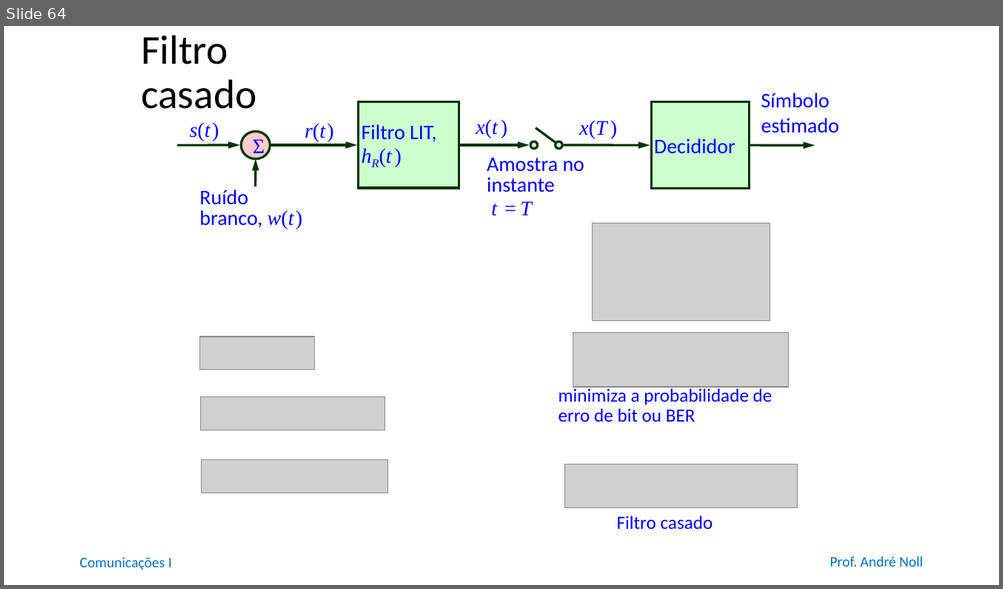
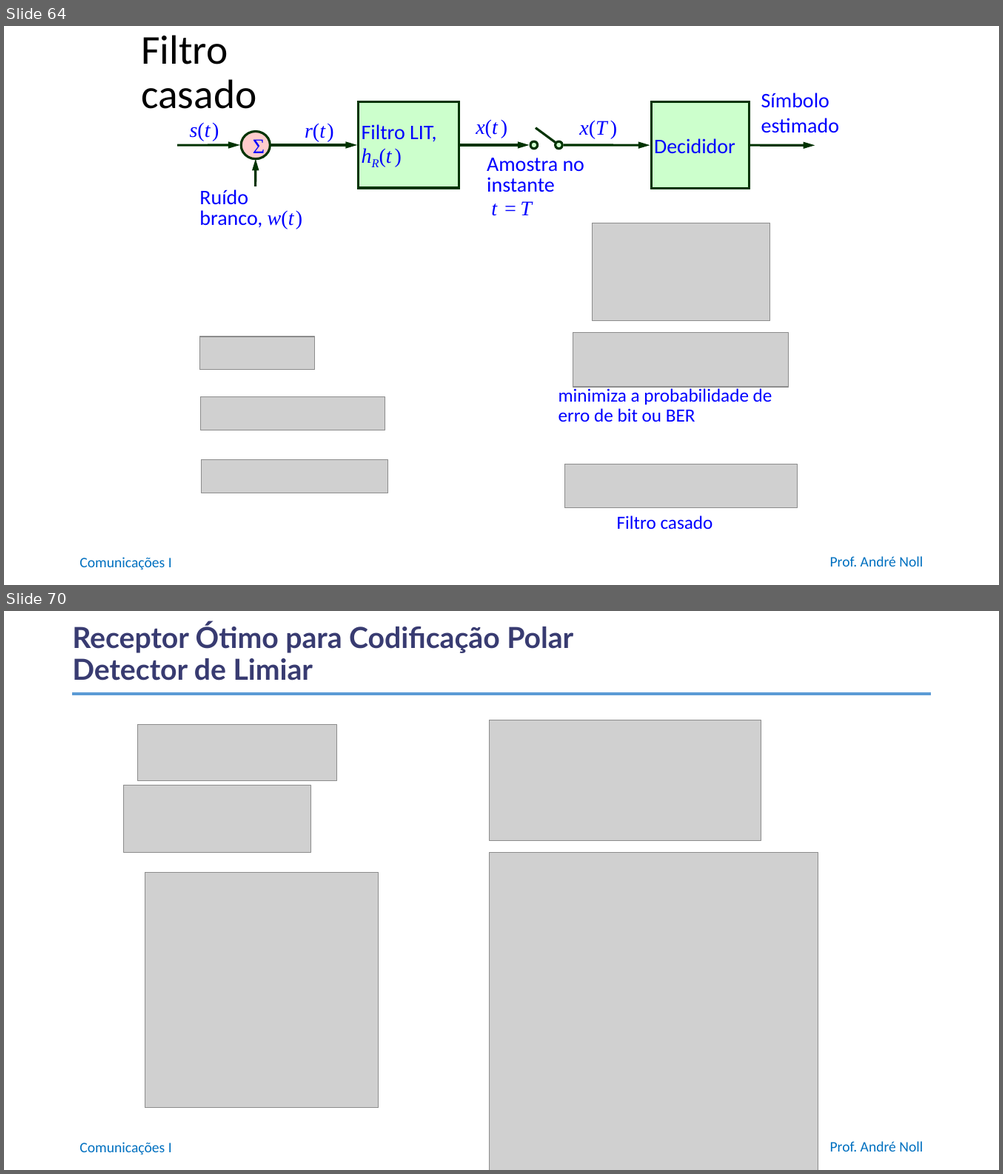
Before and after one commit to anollba/comunicacoes_i_ufrj, a slide deck: slides/Part3 -Digital/03_04_Códigos_linha.pptx. Shown one above the other, each under a label of ours: slide 64 before the commit, slides 64 and 70 after it; the slides between them are not shown. The pictures are 1003x589 and 1003x1174 pixels, drawn with LibreOffice and Linux fonts; fonts in the diff are those of the drawing; grey boxes stand for pictures; background and template pictures are left out. Boxes give left, top, right and bottom in pixels: in the first picture for what was removed or moved away, otherwise in the second. Text is boxed around its words. In the diff, an @@ line names an element or a change of style, - is before the commit and + after.

```diff
--- a/slides/Part3 -Digital/03_04_Códigos_linha.pptx
+++ b/slides/Part3 -Digital/03_04_Códigos_linha.pptx
@@ slide 70 added at (4,611,999,1170), background #FFFFFF; not listed: 2 template elements that a slide beside it also shows @@
@@ title added at (72,623,573,681), 28 pt, text #383B71, bold @@
+Receptor Ótimo para Codificação Polar
+Detector de Limiar
@@ line added from (73, 694) to (930, 694), #5B9BD5 3.25 pt @@
@@ picture added at (489,721,761,841) @@
@@ picture added at (137,724,337,780) @@
@@ picture added at (124,786,311,853) @@
@@ picture added at (489,853,818,1170) @@
@@ picture added at (145,873,378,1109) @@
```
Also in this commit, not shown: 10 other slides added, 1 other file.
